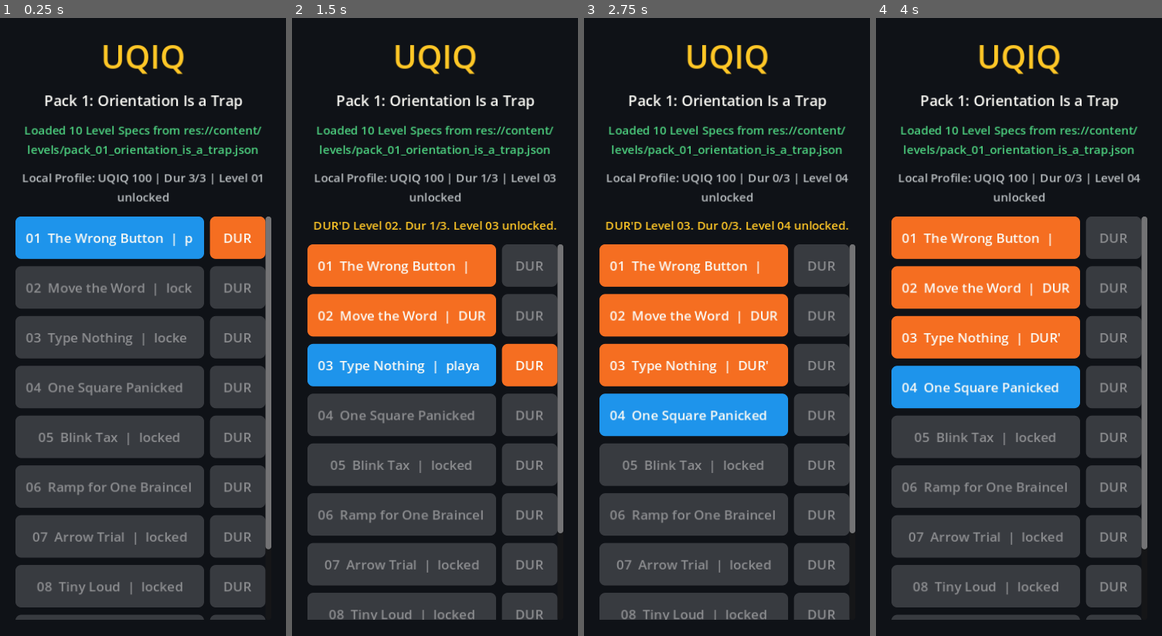
Above: before the commit, frames 1-4 (left to right).
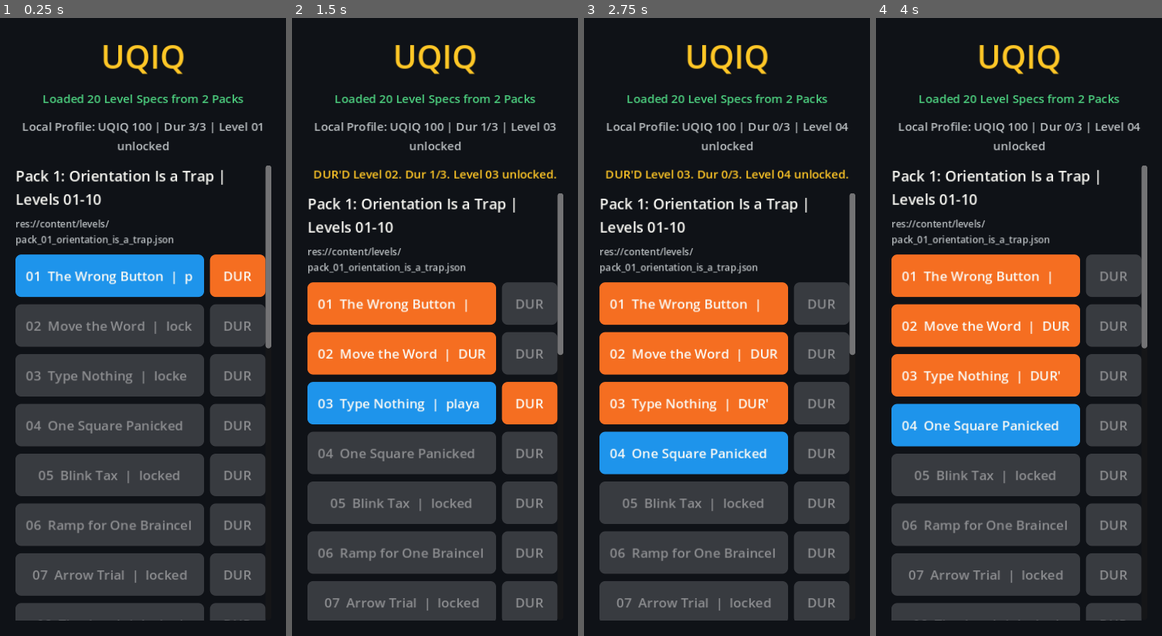
Above: after the commit, the same moments.

Repository: scwlkr/UQIQ
Game: Godot game, scene res://scenes/Main.tscn
Same seed, same stepped clock (60 frames per second), same inputs: the game is played once before the commit and once after it.
Inputs:
- Up to frame 1 (0.25 s): no input
- Up to frame 2 (1.5 s): click "DUR" at 0.5 s; click "DUR" at 1.25 s
- Up to frame 3 (2.75 s): click "DUR" at 2 s
- Up to frame 4 (4 s): click "01 The Wrong Button | DUR'D -…" at 2.75 s; click "<" at 3.5 s

The runs differ from the first frame. In frame 1, 35% of the frame differs, in the area x 5-95%, y 12-98%; in frame 2, 37%; in frame 3, 36%; in frame 4, 37%.

Commit message:
Expose Pack 2 in level list

Diff:
--- a/scripts/main.gd
+++ b/scripts/main.gd
@@ -22,10 +22,12 @@
 	"Memory Flash",
 	"Physics Draw",
 ]
+const PACK_2_PATH := "res://content/levels/pack_02_words_are_lying.json"
 
 var _loader := LevelLoaderScript.new()
 var _profile := LocalProfileScript.new()
 var _pack := {}
+var _packs: Array = []
 var _current_level := {}
 var _tap_count := 0
 var _roast_count := 0
@@ -42,7 +44,8 @@
 
 
 func _ready() -> void:
-	_pack = _loader.load_pack()
+	_pack = _load_level_pack_set()
+	_packs = _pack_groups_from_pack_set(_pack)
 	_profile.load_or_create()
 	_show_level_list()
 
@@ -51,15 +54,13 @@
 	var root := _make_screen(COLOR_INK)
 
 	_add_label(root, "UQIQ", 44, COLOR_YELLOW)
-	_add_label(root, "Pack 1: Orientation Is a Trap", 20, COLOR_TEXT)
-
-	if _pack.is_empty():
+
+	var packs := _visible_packs()
+	if packs.is_empty():
 		_add_status(root, _loader.last_error, COLOR_RED)
 		return
 
-	var source_path := str(_pack.get("source_path", LevelLoaderScript.DEFAULT_PACK_PATH))
-	var levels: Array = _pack.get("levels", [])
-	_add_status(root, "Loaded %d Level Specs from %s" % [levels.size(), source_path], COLOR_GREEN)
+	_add_status(root, "Loaded %d Level Specs from %d Packs" % [_loaded_level_count(packs), packs.size()], COLOR_GREEN)
 	_add_profile_status(root)
 	if not _level_list_notice.is_empty():
 		_add_status(root, _level_list_notice, COLOR_YELLOW)
@@ -73,29 +74,197 @@
 	list.add_theme_constant_override("separation", 10)
 	scroll.add_child(list)
 
+	for pack in packs:
+		if typeof(pack) != TYPE_DICTIONARY:
+			continue
+
+		_add_pack_heading(list, pack)
+		var levels: Array = pack.get("levels", [])
+		for level in levels:
+			if typeof(level) != TYPE_DICTIONARY:
+				continue
+
+			_add_level_row(list, level)
+
+
+func _load_level_pack_set() -> Dictionary:
+	if _loader.has_method("load_default_packs"):
+		var loaded = _loader.call("load_default_packs")
+		if typeof(loaded) == TYPE_DICTIONARY:
+			return loaded
+
+		_loader.last_error = "load_default_packs() did not return a Level Pack dictionary."
+		return {}
+
+	return _load_fallback_pack_set()
+
+
+func _load_fallback_pack_set() -> Dictionary:
+	var paths := [LevelLoaderScript.DEFAULT_PACK_PATH, PACK_2_PATH]
+	var packs := []
+	var levels := []
+	var source_paths: Array[String] = []
+	for path in paths:
+		var pack := _loader.load_pack(path)
+		if pack.is_empty():
+			return {}
+
+		var pack_levels: Array = pack.get("levels", [])
+		packs.append(_pack_metadata(pack, path, pack_levels))
+		source_paths.append(path)
+		for level in pack_levels:
+			levels.append(level)
+
+	return {
+		"pack_id": "local_packs",
+		"pack_title": "Local Level Packs",
+		"packs": packs,
+		"levels": levels,
+		"level_count": levels.size(),
+		"source_path": ", ".join(source_paths),
+		"source_paths": source_paths,
+	}
+
+
+func _pack_metadata(pack: Dictionary, source_path: String, levels: Array) -> Dictionary:
+	var first_level_number := 0
+	var last_level_number := 0
 	for level in levels:
 		if typeof(level) != TYPE_DICTIONARY:
 			continue
 
 		var level_number := int(level.get("level_number", 0))
-		var title := str(level.get("title", "Untitled"))
-		var is_playable := _is_level_playable(level)
-		var button_text := "%02d  %s  |  %s" % [level_number, title, _level_state_text(level)]
-		var row := HBoxContainer.new()
-		row.size_flags_horizontal = Control.SIZE_EXPAND_FILL
-		row.add_theme_constant_override("separation", 8)
-		list.add_child(row)
-
-		var button := _make_button(button_text, _level_button_color(level))
-		button.disabled = not is_playable
-		button.pressed.connect(Callable(self, "_show_play_screen").bind(level))
-		row.add_child(button)
-
-		var dur_button := _make_button("DUR", COLOR_ORANGE, Vector2(76, 58))
-		dur_button.size_flags_horizontal = Control.SIZE_SHRINK_END
-		dur_button.disabled = not _is_supported_playable_level_spec(level) or not _profile.can_spend_dur_token(level)
-		dur_button.pressed.connect(Callable(self, "_handle_dur_level").bind(level))
-		row.add_child(dur_button)
+		if first_level_number == 0 or level_number < first_level_number:
+			first_level_number = level_number
+		if level_number > last_level_number:
+			last_level_number = level_number
+
+	return {
+		"pack_id": str(pack.get("pack_id", "")),
+		"pack_title": str(pack.get("pack_title", "")),
+		"source_path": source_path,
+		"level_count": levels.size(),
+		"first_level_number": first_level_number,
+		"last_level_number": last_level_number,
+	}
+
+
+func _pack_groups_from_pack_set(pack_set: Dictionary) -> Array:
+	if pack_set.is_empty():
+		return []
+
+	var pack_metadata = pack_set.get("packs", [])
+	if typeof(pack_metadata) != TYPE_ARRAY or pack_metadata.is_empty():
+		return [pack_set]
+
+	var levels = pack_set.get("levels", [])
+	if typeof(levels) != TYPE_ARRAY:
+		return []
+
+	var groups := []
+	for metadata in pack_metadata:
+		if typeof(metadata) != TYPE_DICTIONARY:
+			continue
+
+		var first_level_number := int(metadata.get("first_level_number", 0))
+		var last_level_number := int(metadata.get("last_level_number", 0))
+		var group: Dictionary = metadata.duplicate(true)
+		var group_levels := []
+		for level in levels:
+			if typeof(level) != TYPE_DICTIONARY:
+				continue
+
+			var level_number := int(level.get("level_number", 0))
+			if level_number >= first_level_number and level_number <= last_level_number:
+				group_levels.append(level)
+
+		group["levels"] = group_levels
+		groups.append(group)
+
+	return groups
+
+
+func _visible_packs() -> Array:
+	if not _packs.is_empty():
+		return _packs
+	if not _pack.is_empty():
+		return _pack_groups_from_pack_set(_pack)
+	return []
+
+
+func _loaded_level_count(packs: Array) -> int:
+	var count := 0
+	for pack in packs:
+		if typeof(pack) != TYPE_DICTIONARY:
+			continue
+
+		var levels = pack.get("levels", [])
+		if typeof(levels) == TYPE_ARRAY:
+			count += levels.size()
+
+	return count
+
+
+func _add_pack_heading(parent: Node, pack: Dictionary) -> void:
+	var heading := _new_label(_pack_heading_text(pack), 20, COLOR_TEXT)
+	heading.horizontal_alignment = HORIZONTAL_ALIGNMENT_LEFT
+	parent.add_child(heading)
+
+	var source_path := str(pack.get("source_path", ""))
+	if not source_path.is_empty():
+		var source_label := _new_label(source_path, 13, COLOR_MUTED)
+		source_label.horizontal_alignment = HORIZONTAL_ALIGNMENT_LEFT
+		parent.add_child(source_label)
+
+
+func _pack_heading_text(pack: Dictionary) -> String:
+	var levels = pack.get("levels", [])
+	var first_level_number := 0
+	var last_level_number := 0
+	if typeof(levels) == TYPE_ARRAY and not levels.is_empty():
+		for level in levels:
+			if typeof(level) != TYPE_DICTIONARY:
+				continue
+
+			var level_number := int(level.get("level_number", 0))
+			if level_number <= 0:
+				continue
+
+			if first_level_number == 0 or level_number < first_level_number:
+				first_level_number = level_number
+			if level_number > last_level_number:
+				last_level_number = level_number
+
+	var pack_number := 1
+	if first_level_number > 0:
+		pack_number = int((first_level_number - 1) / 10) + 1
+
+	var title := str(pack.get("pack_title", "Untitled Pack"))
+	if first_level_number > 0 and last_level_number >= first_level_number:
+		return "Pack %d: %s | Levels %02d-%02d" % [pack_number, title, first_level_number, last_level_number]
+	return "Pack %d: %s" % [pack_number, title]
+
+
+func _add_level_row(parent: Node, level: Dictionary) -> void:
+	var level_number := int(level.get("level_number", 0))
+	var title := str(level.get("title", "Untitled"))
+	var is_playable := _is_level_playable(level)
+	var button_text := "%02d  %s  |  %s" % [level_number, title, _level_state_text(level)]
+	var row := HBoxContainer.new()
+	row.size_flags_horizontal = Control.SIZE_EXPAND_FILL
+	row.add_theme_constant_override("separation", 8)
+	parent.add_child(row)
+
+	var button := _make_button(button_text, _level_button_color(level))
+	button.disabled = not is_playable
+	button.pressed.connect(Callable(self, "_show_play_screen").bind(level))
+	row.add_child(button)
+
+	var dur_button := _make_button("DUR", COLOR_ORANGE, Vector2(76, 58))
+	dur_button.size_flags_horizontal = Control.SIZE_SHRINK_END
+	dur_button.disabled = not _is_supported_playable_level_spec(level) or not _profile.can_spend_dur_token(level)
+	dur_button.pressed.connect(Callable(self, "_handle_dur_level").bind(level))
+	row.add_child(dur_button)
 
 
 func _show_play_screen(level: Dictionary) -> void:
Not shown, changed: README.md
